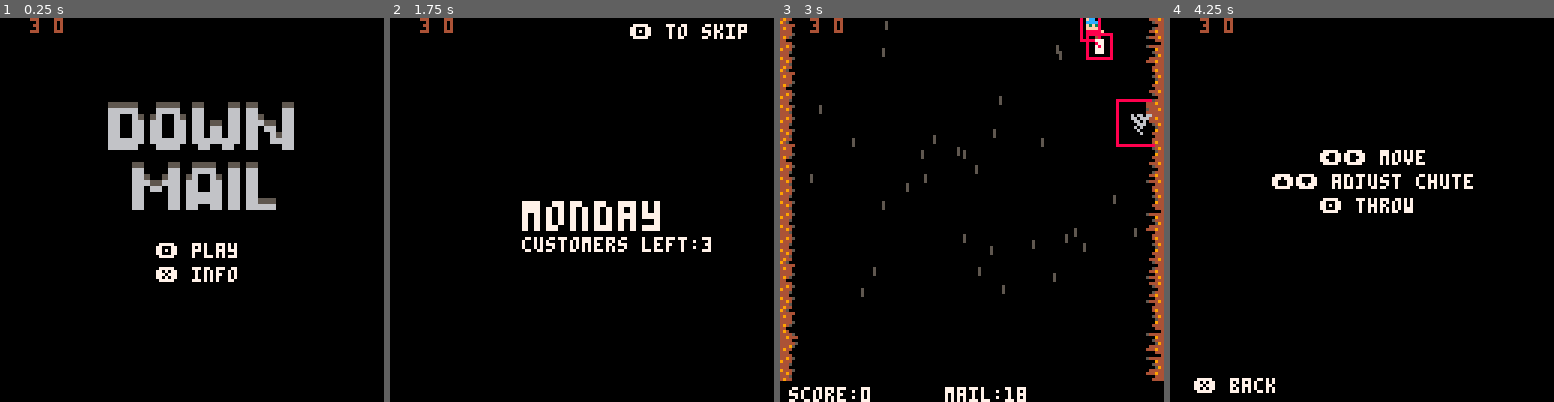
Above: before the commit, frames 1-4 (left to right).
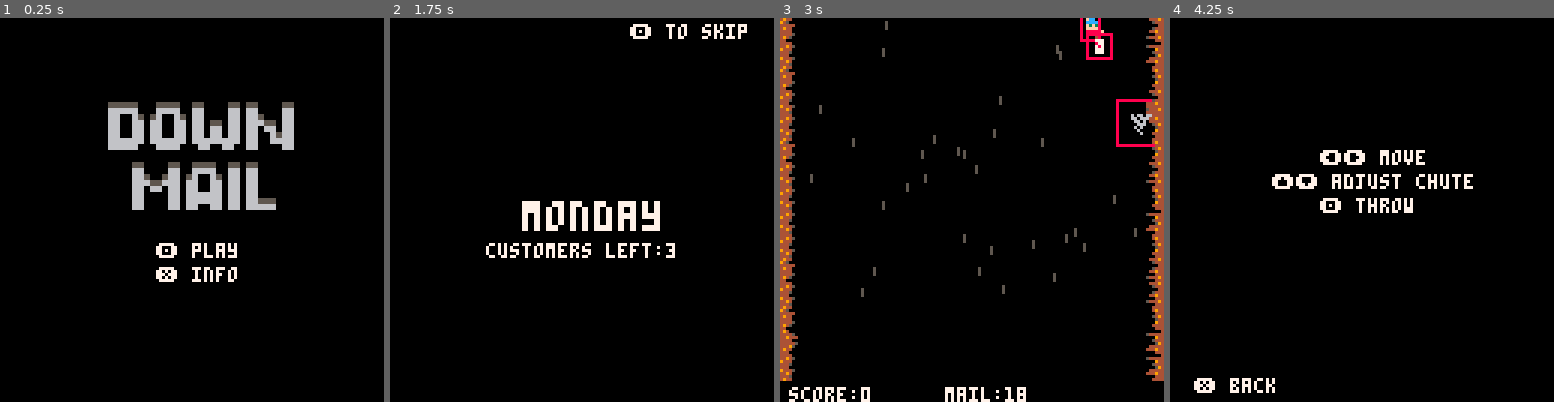
Above: after the commit, the same moments.

Repository: sugarvoid/down-mail
Game: PICO-8 cartridge down_mail.p8
Same seed, same stepped clock (60 frames per second), same inputs: the game is played once before the commit and once after it.
Inputs:
- Up to frame 1 (0.25 s): no input
- Up to frame 2 (1.75 s): tap X (X key) at 0.33, 1.07 s; tap O (Z key) at 0.7, 1.7 s; hold Right from 1.6 s (still down)
- Up to frame 3 (3 s): tap X (X key) at 1.85, 2.97 s; release Right at 2.1 s; tap O (Z key) at 2.1, 2.5, 2.9 s; hold Up 2.15-2.42 s; hold Right from 2.47 s (still down)
- Up to frame 4 (4.25 s): release Right at 3.03 s; hold Left 3.08-3.58 s; tap O (Z key) at 3.3, 3.7, 4.1 s; hold Down 3.63-3.97 s; hold Right from 4.02 s (still down); tap X (X key) at 4.08 s

The runs differ from the first frame. In frame 1, 0.1% of the frame differs, in the area x 7-17%, y 0-4%; in frame 2, 1.3%, in the area x 7-84%, y 0-63%; in frame 3, 0.1%; in frame 4, 0.1%.

Commit message:
Clean up code.

Diff:
--- a/down_mail.p8
+++ b/down_mail.p8
@@ -23,20 +23,20 @@
 __gfx__
 000000000000000000000000000000060000000600f00f0000f00000007777000077770000707000000000000000000049440000000444940000000000000000
 000000000000000000000000666666666666666600f00f0000f00000077777700777077007070770004000400040040094500000000054440000b00000000000
-007007000600000000000000066556600665566000ffff0000ffff0077777777707777777070700700100110001001004444400000000044b0000bb000000000
+007007000000000000000000066556600665566000ffff0000ffff0077777777707777777070700700100110001001004444400000000044b0000bb000000000
 000770000000000007000070075556000755560000f3f30000f3f300777777777770770707770700001111000011110049440000000054444b444b4444444444
 000770000000000000777700075080000758000000ffff0000ffff00700000077000000770000007f01ff10f011ff1104444000000044944444b444444444444
-007007000000000607000070000a00000000900000ffff0000ffffff04000040040000400400004001ffff10f0ffff0f444450000000044400bb000000000000
+007007000000000007000070000a00000000900000ffff0000ffffff04000040040000400400004001ffff10f0ffff0f444450000000044400bb000000000000
 00000000000000000000000000009000000a0000007777000077770000400400004004000040040000cfcf0000cfcf00494500000054449400b0000000000000
 000000000000000000000000000a00000000900000f00f0000f00f0000044000000440000004400000ffff0000ffff0044000000000004440000000000000000
 00000000000000000000000000000000000080000000000000000000000000000007700000000000045444400000000044440000000044440000000000000000
 00000000000cc00000000000000000000000800000000000000000000000000000077000000aa00000454400000040004494500000004944000b000000000000
-0666660000ccccc00000000000e000e0066686700688860000080000066666000007700000aaaa00000445000450540094440000000004440bb0000b00000000
-0666660000000000000000000ee000e0066666700666660006868000066666000077770000a88a000004440004455440444500000000549444b444b400000000
-066666600000000000000000ecee550006666660066666600666660006666660077007700aa88aa0000454000444444044400000000005444444b44400000000
-000000000000000000888800eeeee50000040000000400000604660000040000040000400aaaaaa0000044000044054094445000000009440000bb00000000b0
-00000000000000000011110000e00e000004000000040000004006000004000000400400aaa88aaa0000040000040000449400000000444400000b0000000b00
-00000000000000000040040000e00e000004000000040000000400000004000000044000aaaaaaaa00000000000000004445000000000444000000000000b000
+0000000000ccccc00000000000e000e0066686700688860000080000000000000007700000aaaa00000445000450540094440000000004440bb0000b00000000
+0000000000000000000000000ee000e0066666700666660006868000000000000077770000a88a000004440004455440444500000000549444b444b400000000
+000000000000000000000000ecee550006666660066666600666660000000000077007700aa88aa0000454000444444044400000000005444444b44400000000
+000000000000000000888800eeeee50000040000000400000604660000000000040000400aaaaaa0000044000044054094445000000009440000bb00000000b0
+00000000000000000011110000e00e000004000000040000004006000000000000400400aaa88aaa0000040000040000449400000000444400000b0000000b00
+00000000000000000040040000e00e000004000000040000000400000000000000044000aaaaaaaa00000000000000004445000000000444000000000000b000
 000000000000000000000000000000000000000033333333000000000000000000000000000000000000700000000000494000000000000400000000000bb000
 0000000000000000000000000077700000000000344444430600006000000000000bb000000000000007000000011000444450000054444400000000000b0000
 000000000007770007777700007770000000000044444444000060000077770000bbbb00000000000066660000111100449444000000094400000000000bb000
@@ -45,14 +45,14 @@
 0077777000077700000000000077700007000070000544000000006000777700003033000ff4fff00056660000c7cc00444950000004444400000000000bb000
 0000000000077700000000000000000000000000000000000600000000070700003333000ffffff00066660000cccc00494400000044494400000000000b0000
 000000000000000000000000000000000000000000000000000060000000000000000000000000000055550000000000444000000000044400000000000bb000
-00000000000000000000000000000000000000000000000000000000000000000000000000000000000000000000000036733673000000000000000000000000
-0000000000000000000000006600660606066066606660660000000000000000ff0000ff0000000000000000000000006733673300000000000e000000000000
-00000000000000000000000006066060066066600660660000000066000000000ff00ff000000000000000000000000073367336000e000e0eee000e00000000
-00000000000000000000000000600600006606000006066000000600007777000f7777f0007777000077770000000000336733670eee000e0ecee00e00000000
-00000000000000000000000000006600000666000066660000006000ff6776ff00677600ff6776ff0067760000000000367336730ecee5500eeee55000000000
-000000000000000000000000006600000060600000060000009999000066660000666600006666000f6666f000000000673367330eeeee50000e0e5000000000
-000000000000000000000000000060000006000000006000005959000000000000000000000000000ff00ff00000000073367337000e00e0000e00e000000000
-00000000000000000000000000060000000060000006000000000000000000000000000000000000ff0000ff0000000033673376000e00e0000000e000000000
+00000000000000000000000000000000000000000000000000000000000000000000000000000000000000000000000000000000000000000000000000000000
+0000000000000000000000006600660606066066606660660000000000000000ff0000ff0000000000000000000000000000000000000000000e000000000000
+00000000000000000000000006066060066066600660660000000066000000000ff00ff000000000000000000000000000000000000e000e0eee000e00000000
+00000000000000000000000000600600006606000006066000000600007777000f7777f0007777000077770000000000000000000eee000e0ecee00e00000000
+00000000000000000000000000006600000666000066660000006000ff6776ff00677600ff6776ff0067760000000000000000000ecee5500eeee55000000000
+000000000000000000000000006600000060600000060000009999000066660000666600006666000f6666f000000000000000000eeeee50000e0e5000000000
+000000000000000000000000000060000006000000006000005959000000000000000000000000000ff00ff00000000000000000000e00e0000e00e000000000
+00000000000000000000000000060000000060000006000000000000000000000000000000000000ff0000ff0000000000000000000e00e0000000e000000000
 77777777777777777777777777777777777777777777777777777777777777777777777777777777777777777777777777777777777777777777777777777777
 71111111111111111111111111111117711111111111111111111111111111177111111111111111111111111111111771111111111111111111111111111117
 71111111111111111111111111111117711111111111111111111111111111177111111111111111111111111111111771111111111111111111111111111117
--- a/src/mailbox.lua
+++ b/src/mailbox.lua
@@ -36,7 +36,7 @@
     if self.y <= -20 then
         if self.empty and self.is_customer then
             print_debug("in update")
-            self:unsubscribe("miss")
+            self:unsubscribe()
         end
         del(mailboxes, self)
         update_lane(self.lane, false)
@@ -53,7 +53,7 @@
         offset = 0.1
         sfx(3)
         if self.is_customer then
-            self:unsubscribe("crash")
+            self:unsubscribe()
         end
         self.damaged = true
         self.img = 22
@@ -83,21 +83,19 @@
     end
 end
 
-function mailbox:unsubscribe(reason)
+function mailbox:unsubscribe()
     -- Change mailbox to a non-customer (red one)
     residents[self.r_id] = false
-    --customer_count -= 1
+    unsubscribers += 1
 end
 
 function resubscribe()
     -- Change mailbox to a non-customer (red one)
-    --residents[self.r_id] = false
     for i, value in ipairs(residents) do
         if value == false then
             got_new_customer = true
-            residents[i] = true -- Change the false to true
-            --customer_count += 1
-            break               -- Stop after changing the first false
+            residents[i] = true
+            break
         end
     end
 end
--- a/src/main.lua
+++ b/src/main.lua
@@ -64,7 +64,6 @@
         day_title = 2,
         game = 3,
         gameover = 5,
-        post_day = 6,
     }
     g_state = nil
 
@@ -103,6 +102,7 @@
     customer_count = 10
     noncustomer_count = 5
     new_customers = 0
+    unsubscribers = 0
 
     mailbox_num = 1
 
@@ -155,18 +155,14 @@
         draw_play()
     elseif g_state == gamestates.gameover then
         draw_gameover()
-    elseif g_state == gamestates.post_day then
-        draw_postday()
+    -- elseif g_state == gamestates.post_day then
+    --     draw_postday()
     end
 
     if is_debug then
         print("mem: " .. flr(stat(0)) .. "kb", 10, 0, 8)
         print("cpu: " .. stat(1) * 100 .. "%", 10, 8, 8)
-
-        print(game_clock.seconds, 8, 0)
-    end
-
-    print(customer_count .. " " .. day_deliveries, 10, 0, 4)
+    end
 end
 
 function check_input()
@@ -273,24 +269,6 @@
     end
 end
 
-function update_postday()
-    all_clocks:update()
-
-    if game_clock.seconds >= post_day_length then
-        game_clock:stop()
-
-        mailboxes = {}
-        all_particles = {}
-        letters = {}
-        advance_day()
-    end
-
-    p1:update()
-    update_letters()
-    update_particles()
-    spawner:update()
-end
-
 function draw_play()
     cls(0)
     for o in all(objects.back) do
@@ -321,14 +299,6 @@
     if show_results then
         draw_results()
     end
-
-    -- if debug then
-    --     for k, v in ipairs(lanes) do
-    --         if lanes[k][2] == true then
-    --             circfill(lanes[k][1] + 4, 119, 2, 10)
-    --         end
-    --     end
-    -- end
 end
 
 function draw_title()
@@ -344,7 +314,6 @@
     print("⬅️➡️ move", hcenter("⬅️➡️ move"), 60 - 8 - 8, 7)
     print("⬆️⬇️ adjust chute", hcenter("⬆️⬇️ adjust chute"), 60 - 8, 7)
     print("🅾️ throw", hcenter("🅾️ throw"), 60, 7)
-    --print("❎ swap", hcenter("❎ swap"), 68, 7)
     print("❎ back", 8, 120, 7)
 end
 
@@ -353,19 +322,20 @@
     -- print(p1.deliveries, 80, 40, 7)
 
     if got_new_customer then
-        print("1 customer resubscribed", 10, 48, 7)
+        print("resubscribers: 1", 10, 48, 7)
+    else
+        print("customers lost: " .. unsubscribers, 10, 48, 7)
     end
 
     -- print("crashed:", 20, 48 + 8, 7)
     -- print(p1.damaged_mb, 80, 48 + 8, 7)
 
-    line(16, 70, 16 + 70, 70, 7)
 end
 
 function draw_day()
     cls(0)
     print("\^w\^t" .. days[day], hcenter("\^w\^t" .. days[day]), 61, 7)
-    print("customers left:" .. customer_count)
+    print("customers left:" .. customer_count, hcenter("customers left:" .. customer_count), 75, 7)
     draw_skip()
 end
 
@@ -397,24 +367,6 @@
     end
 
     print("score:" .. score, 3, 123, 7)
-    -- print("hp", 103, 123, 7)
-
-    -- for i = 1, p1.max_health, 1 do
-    --     pset(110 + (2 * i), 123, 5)
-    --     pset(110 + (2 * i), 124, 5)
-    --     pset(110 + (2 * i), 125, 5)
-    --     pset(110 + (2 * i), 126, 5)
-    --     pset(110 + (2 * i), 127, 5)
-    -- end
-
-    -- for i = 1, p1.life, 1 do
-    --     pset(110 + (2 * i), 123, 7)
-    --     pset(110 + (2 * i), 124, 7)
-    --     pset(110 + (2 * i), 125, 7)
-    --     pset(110 + (2 * i), 126, 7)
-    --     pset(110 + (2 * i), 127, 7)
-    -- end
-
     print("mail:" .. p1.letters, 55, 123, 7)
 end
 
@@ -425,6 +377,7 @@
 function advance_day()
     got_new_customer = false
     customer_count = 0
+    unsubscribers = 0
     for r in all(residents) do
         if r == true then
             customer_count += 1
@@ -433,9 +386,9 @@
     day += 1
     day_deliveries = 0
     mailbox_num = 1
-    intro_t = 30 * 6
-    day_t = 30 * 3
-    post_t = 30 * 6
+    intro_t = 180
+    day_t = 90
+    post_t = 180
 
     --deliveries_total += p1.deliveries
     --missed_mb_total += p1.missed_mb
@@ -504,9 +457,9 @@
     return (flr(rnd(h - l + 1)) + l) * 30
 end
 
-function draw_hitbox(o)
-    rect(o.x, o.y, (o.x + o.w), (o.y + o.h), 8)
-end
+-- function draw_hitbox(o)
+--     rect(o.x, o.y, (o.x + o.w), (o.y + o.h), 8)
+-- end
 
 function goto_bonus()
     p1.move_speed = 1.5
@@ -517,8 +470,8 @@
 end
 
 function goto_gameover(reason)
-    spawner:reset()
-    game_clock:restart()
+    --spawner:reset()
+    --game_clock:restart()
     --[[
         1=death
         2=missing
@@ -535,7 +488,6 @@
     spr(192, 32, 8, 8, 2)
     print("$0.25", 6, 10, 5)
     print("score: " .. score, 10, 32, 5)
-    --print("acc: " .. p1:get_acc() .. "%", 10, 38, 5)
     rect(4, 30, 124, 120, 5)
     pal(14, 0)
     spr(end_spr[ending_idx], 80, 34, 4, 4)
--- a/src/player.lua
+++ b/src/player.lua
@@ -138,14 +138,15 @@
 end
 
 function player:throw()
-    if g_state == gamestates.game and self.letters > 0 then
+    sfx(6)
+    if g_state == gamestates.game and self.letters > 0 and not show_results then
         self.letters -= 1
         if self.facing_l then
             spawn_letter(-1)
         else
             spawn_letter(1)
         end
-        sfx(6)
+
     end
     self.thr_anmi = 10
 
